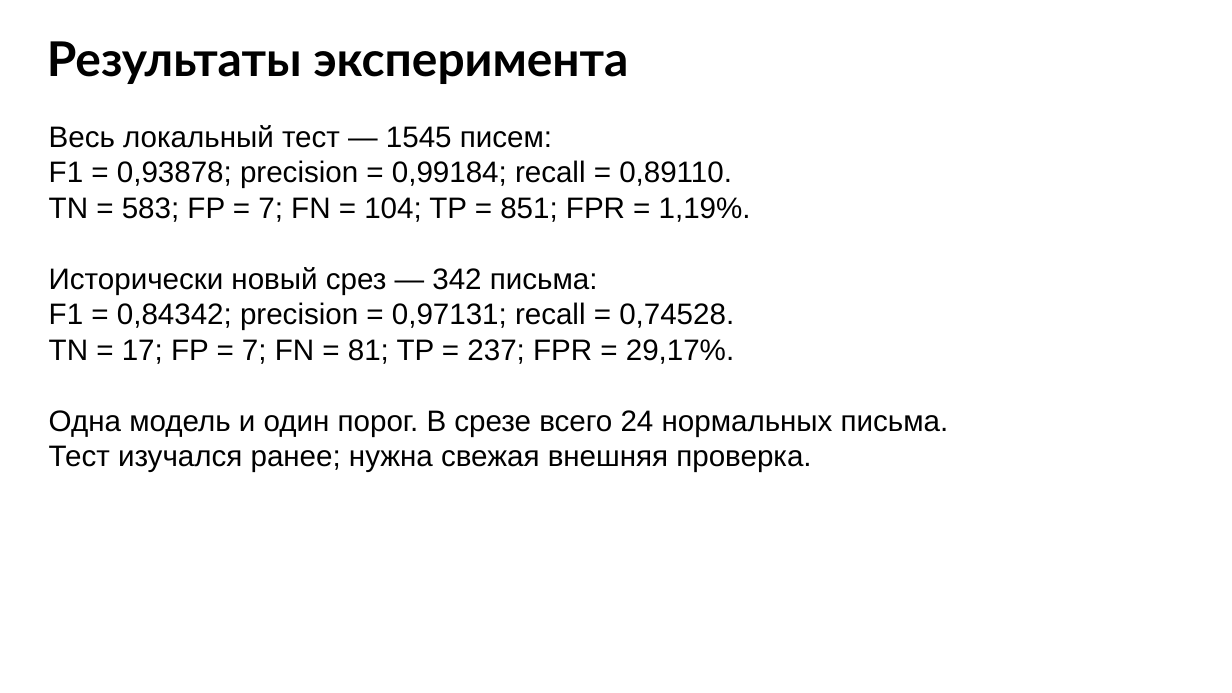
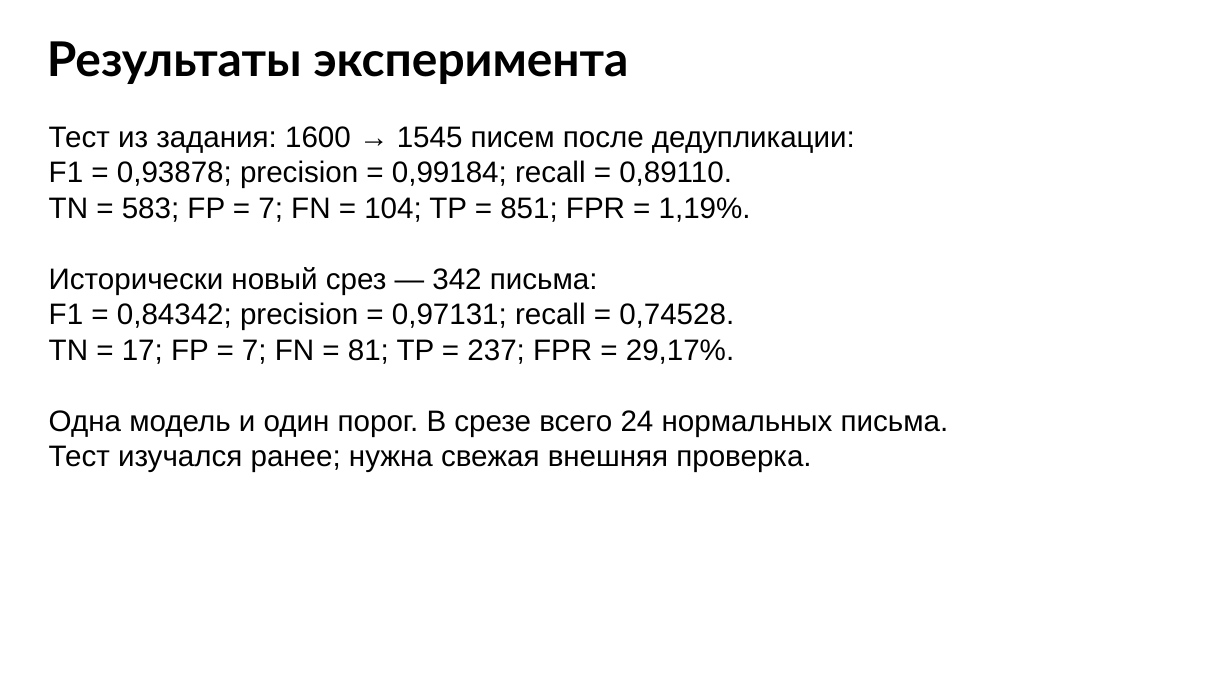
Before and after one commit to Andrey123654/antispam-ml, a slide deck: slide 12 of reports/MKB251-RazhnovAP_Итоговое_задание.pptx. Drawn at 1232x693 pixels with LibreOffice and Linux fonts; fonts in the diff are those of the drawing. Boxes give left, top, right and bottom in pixels: in the first picture for what was removed or moved away, otherwise in the second. Text is boxed around its words. In the diff, an @@ line names an element or a change of style, - is before the commit and + after.

```diff
--- a/reports/MKB251-RazhnovAP_Итоговое_задание.pptx
+++ b/reports/MKB251-RazhnovAP_Итоговое_задание.pptx
@@ text at [49, 126, 855, 153]: text changed @@
-Весь локальный тест — 1545 писем:
+Тест из задания: 1600 → 1545 писем после дедупликации:
```
Also in this commit, not shown: 10 other slides changed, 3 other files.
